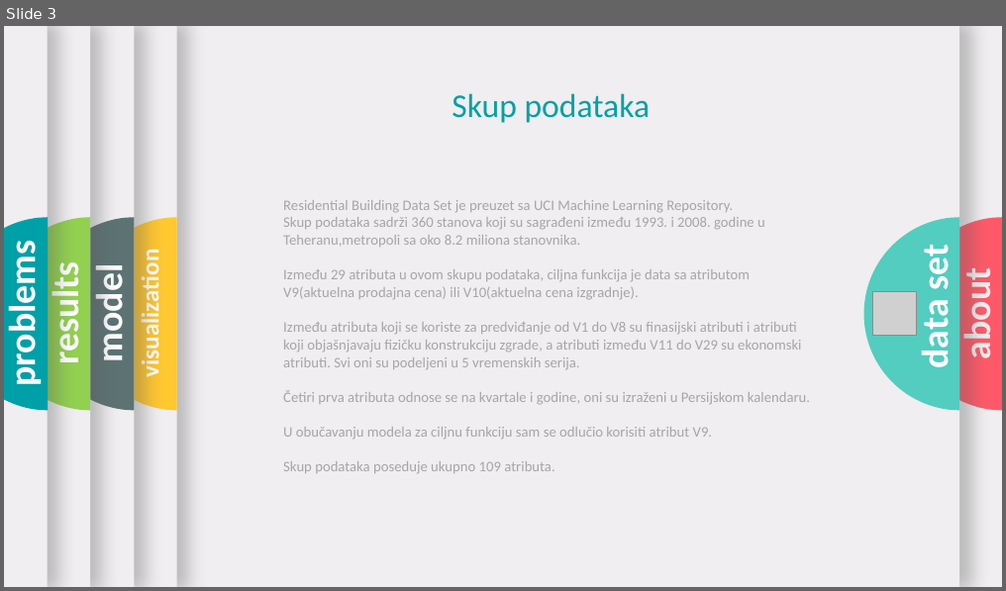
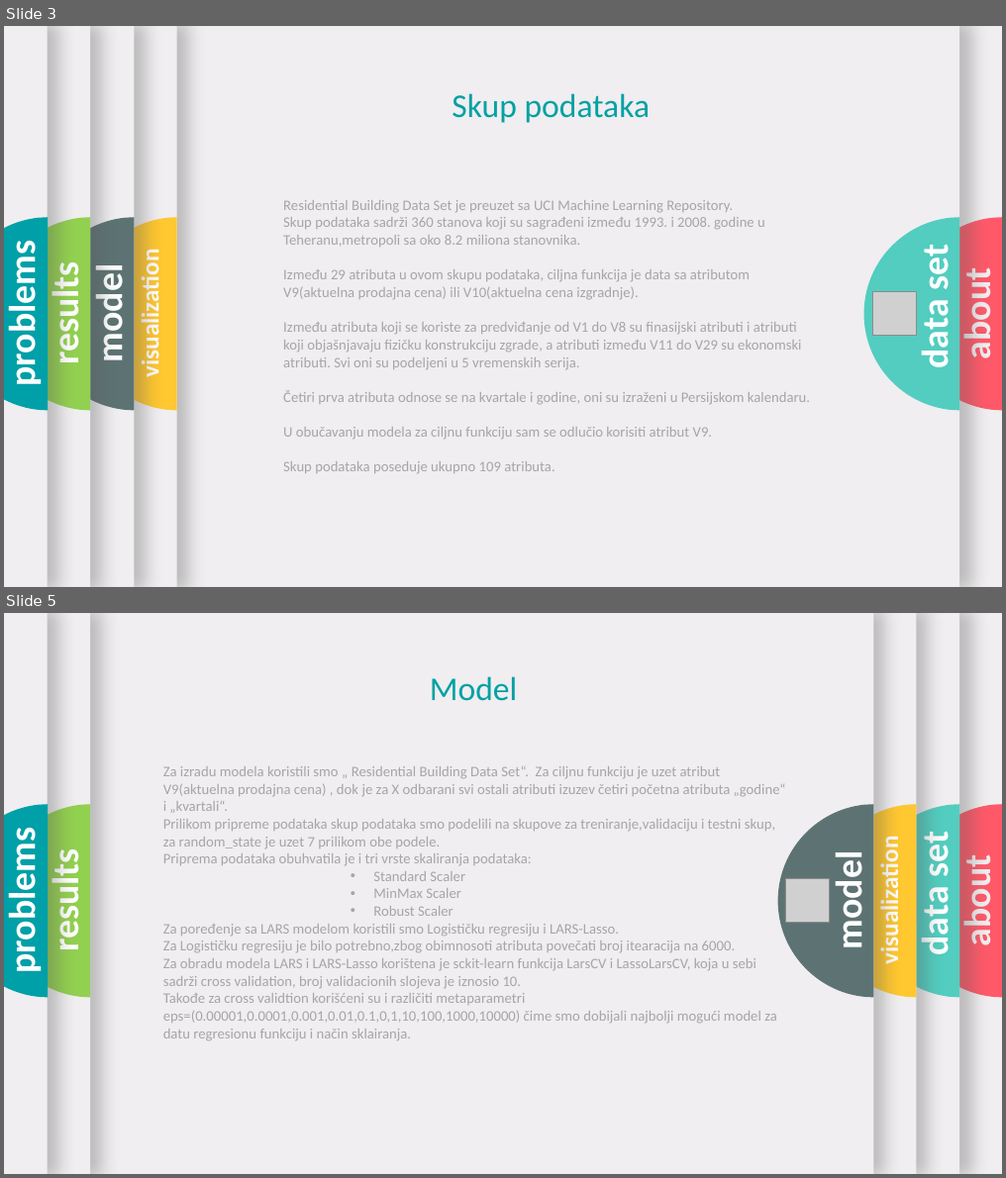
Before and after one commit to kaaiiser/Fitting-linear-regression-methodes-to-high-dimension-data-LARS-., a slide deck: Prezentacija.pptx. Shown one above the other, each under a label of ours: slide 3 before the commit, slides 3 and 5 after it; the slides between them are not shown. The pictures are 1006x591 and 1006x1178 pixels, drawn with LibreOffice and Linux fonts; fonts in the diff are those of the drawing; grey boxes stand for pictures; background and template pictures are left out. Boxes give left, top, right and bottom in pixels: in the first picture for what was removed or moved away, otherwise in the second. Text is boxed around its words. In the diff, an @@ line names an element or a change of style, - is before the commit and + after.

```diff
--- a/Prezentacija.pptx
+++ b/Prezentacija.pptx
@@ slide 5 added at <box>4,613,1002,1174</box>, background #F0EEF0 @@
@@ rectangle added at <box>4,613,1002,1174</box>, fill #F0EEF0 @@
@@ rectangle added at <box>4,613,91,1174</box>, fill #F0EEF0 @@
@@ rectangle added at <box>4,613,48,1174</box>, fill #F0EEF0 @@
@@ rectangle added at <box>101,613,916,1174</box>, fill #F0EEF0 @@
@@ text added at <box>430,676,517,701</box>, 32 pt, text #03A1A4 @@
+Model
@@ text added at <box>163,766,786,1041</box>, 14 pt, text #A6A6A6 @@
+Za izradu modela koristili smo „ Residential Building Data Set“. Za ciljnu funkciju je uzet atribut V9(aktuelna prodajna cena) , dok je za X odbarani svi ostali atributi izuzev četiri početna atributa „godine“ i „kvartali“.
+Prilikom pripreme podataka skup podataka smo podelili na skupove za treniranje,validaciju i testni skup, za random_state je uzet 7 prilikom obe podele.
+Priprema podataka obuhvatila je i tri vrste skaliranja podataka:
+          • Standard Scaler
+          • MinMax Scaler
+          • Robust Scaler
+Za poređenje sa LARS modelom koristili smo Logističku regresiju i LARS-Lasso.
+Za Logističku regresiju je bilo potrebno,zbog obimnosoti atributa povečati broj itearacija na 6000.
+Za obradu modela LARS i LARS-Lasso korištena je sckit-learn funkcija LarsCV i LassoLarsCV, koja u sebi sadrži cross validation, broj validacionih slojeva je iznosio 10.
+Takođe za cross validtion korišćeni su i različiti metaparametri eps=(0.00001,0.0001,0.001,0.01,0.1,0,1,10,100,1000,10000) čime smo dobijali najbolji mogući model za datu regresionu funkciju i način sklairanja.
@@ freeform shape added at <box>4,805,90,998</box>, fill #92D050 @@
@@ freeform shape added at <box>4,805,48,998</box>, fill #00A0A8 @@
@@ freeform shape added at <box>821,805,917,998</box>, fill #FFC730 @@
@@ freeform shape added at <box>907,805,1002,998</box>, fill #FF5969 @@
@@ text added at <box>4,844,45,969</box>, 36 pt, text #FFFFFF, bold @@
+problems
@@ text added at <box>874,850,905,960</box>, 24 pt, text #FFFFFF, bold @@
+visualization
@@ text added at <box>43,859,88,950</box>, 36 pt, text #FFFFFF, bold @@
+results
@@ group added at <box>90,613,874,1174</box>: 1 rectangle, 1 freeform shape, 1 text, 1 picture @@
+model
@@ group added at <box>23,613,960,1174</box>: 1 rectangle, 1 freeform shape, 1 text, 1 picture @@
+data set
@@ text added at <box>954,864,1000,945</box>, 36 pt, text #F0EEF0, bold @@
+about
```
Also in this commit, not shown: 3 slides changed, 3 other slides added, 1 slide removed.
